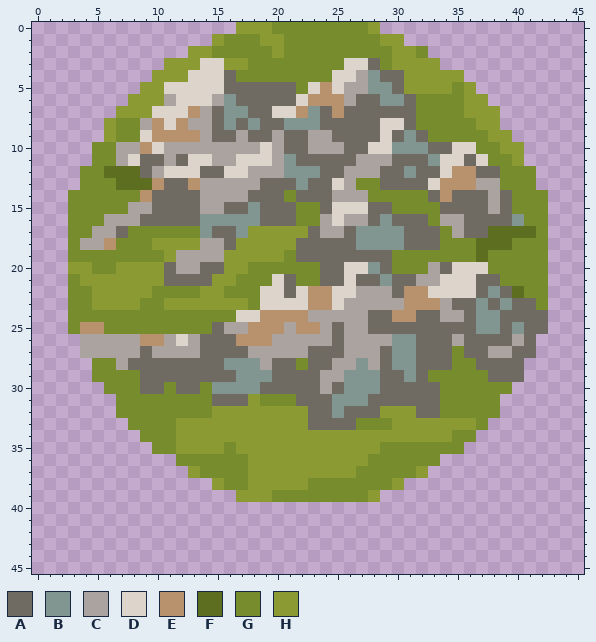
Pixel-art sprite, stored at textures/cakes/Mountains.png. The picture above was drawn from the file before the commit.
The file is 46x46 pixels.
Palette (. is transparent): A #6f6b62  B #829691  C #aaa3a0  D #ddd4cc  E #b8926d  F #5e6e20  G #778c2d  H #8b9a33
New version:
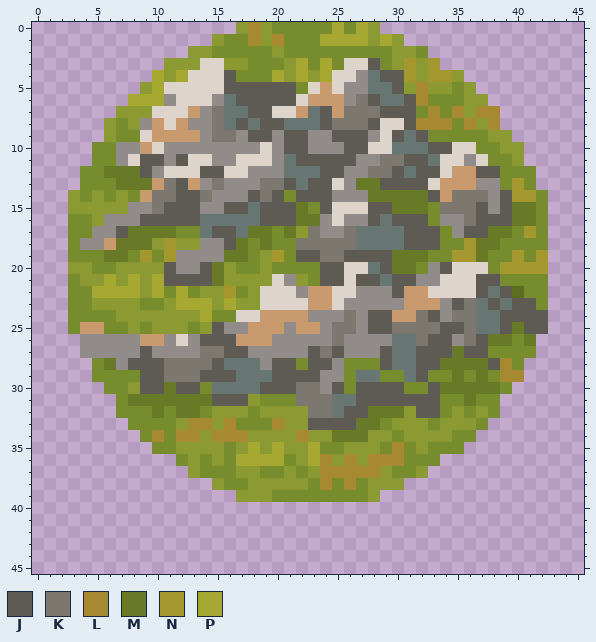
Colours new in this view: J #5e5b54  K #7c7870  L #a78931  M #687a28  N #a3972d  P #a7a831
Difference:
colour B: #829691 -> #687773
colour C: #aaa3a0 -> #918c8a
colour E: #b8926d -> #c99a6e
Changed rows in their new state; - is a pixel that keeps its letter.
first column x 3:
 0 ---------------L------P-P---------------
 1 ---------------L-L---PPPPHP-------------
 3 ------------------HP-P---J--N-N---------
 4 -------P-P---J---PHPHP----JJN-NN--------
 5 -------P-----JJJJJJ--------J-L----------
 6 -----PPP------JJJJJ-----KJ--JL----------
 7 ------------K--JJ----J-KKKJJJ-L-L-LL----
 8 -----H------K-J-JJ---JKKKJ--JLLL-L-L----
 9 ------------KK-JJ-JJ--JJJC-J-J----------
10 ------------------JJ---JJ-----JJ--------
11 ------JJ-J---------JJJJJ--KKJJ---C------
12 ---MMMJ----JJ--------JJ--KKJ-JJ---JJ----
13 ----MMM-KJ--K---KKJ-JJ--MMJJJJ-------N--
14 H-H-H--KKJJK---JKJ-JJJ---MMMMMJ-KKK-JNN-
15 HHHHH--KJJJ--JJ-JJJM-J---JJMMM-KKKJ-JMM-
16 --H---JJJJJ-----JJJMM----J-JJJ---KJJJMM-
17 ----JMMMM---JJ-MMGM-K--K----JJJ--JJMMGN-
18 ----MMM-N----JMGMGGKKKKK----JJJ--NMMG---
19 ---MM-N-N----MMG-N-JJKKJJJJMMM--NNM--N-N
20 --------J--JM-G-H----JJ---JMM--J----NNNN
21 ---P-P-PJJJJM-HHH-CH-JJ-JJ-JJ-----JJ----
22 --PPPP-P-P---N-H--DC-------J------J-J---
23 ---------PPP-P-H----------------JK-J-JJ-
24 ----HHHHHHHP-----------K-JJ--KJ-KK--JJJJ
25 -----H-HHH-HJ---------KK-JJKKKKJJK--JMJJ
26 -----------JJJ--------K------KJJ-KJMMGM-
27 ------J----KKJJ-----JKJ---J--JJJMJJGGGG-
28 ---M-JJJKKKKJ----JJ-JJ-GGGJ--JJMMMMJLG--
29 ------JJKKKJJJ---JJJJ--G--GG-J--M-MGLL--
30 -----HJJMJJ-----JJJKK-JGJJJJGGJMMMMM----
31 -----MMMMMMMJJJ----KKK--JJJJJJJ--M------
32 -------M-MM----G----KK-JJMMM-JJ-H-H-----
33 ----------LL-LGGGL--JJJJMM----G---------
34 -------L-LL-LLL----L--MMM--G------------
35 ---------------P-P--PGG----L-H----------
36 ----------H-H-PPPPG-PL-L-LLL------------
37 --------------H-GG-G-LLLLLH-------------
38 ---------------------L-L-HH-------------
